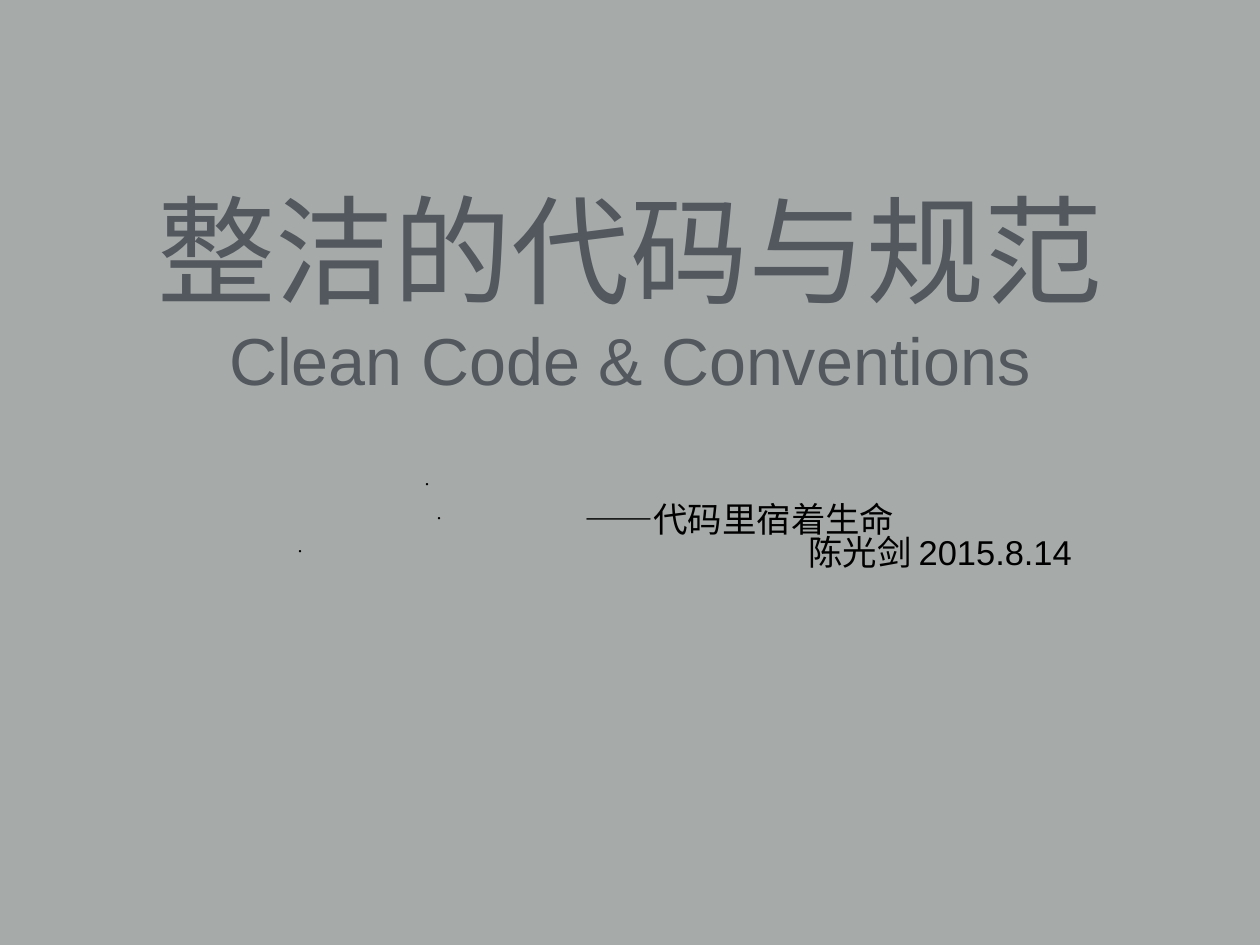
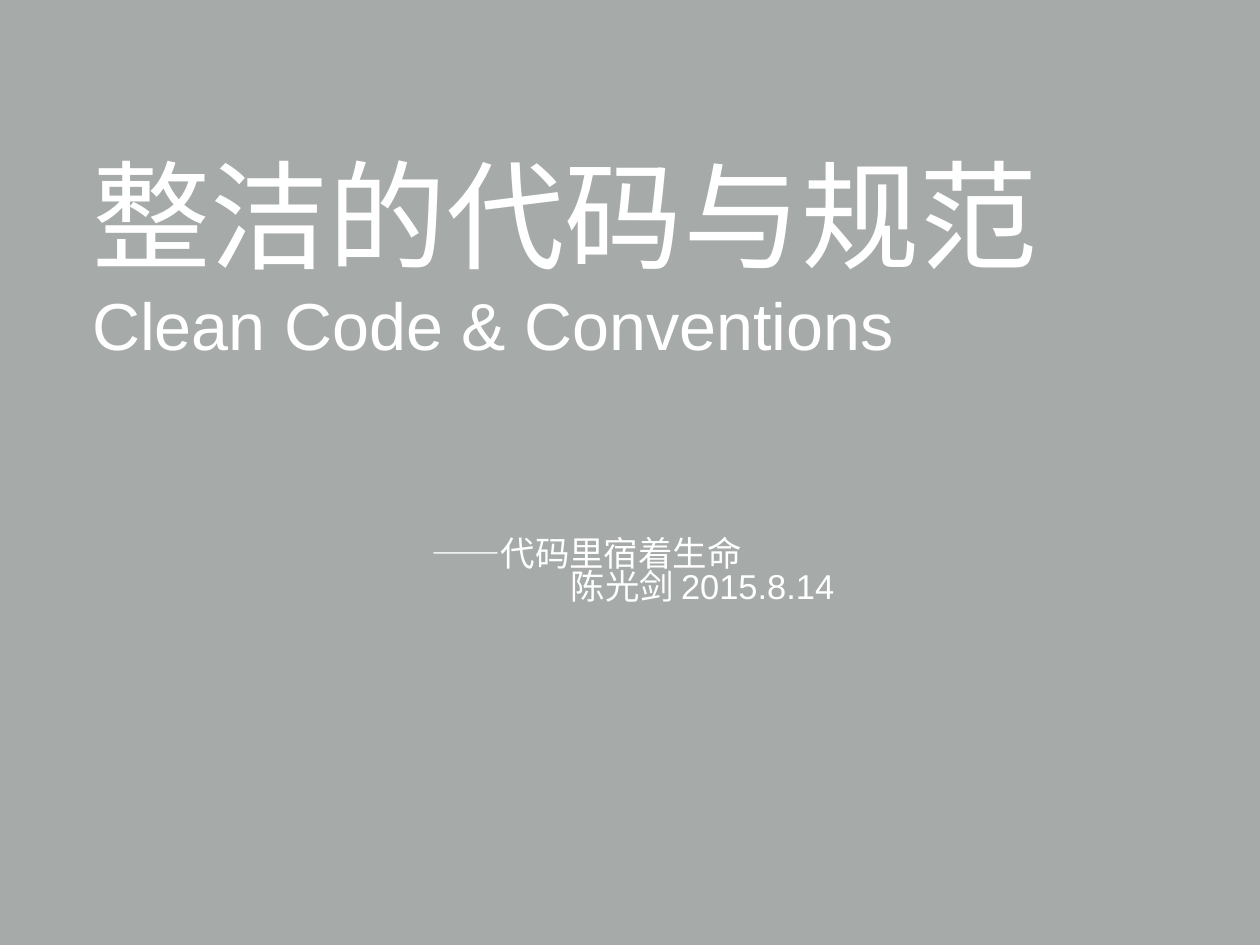
Before and after one commit to universsky/Clean_Code, a slide deck: slide 1 of 整洁的代码与规范_陈光剑2015-8-14.ppt. Drawn at 1260x945 pixels with LibreOffice and Linux fonts; fonts in the diff are those of the drawing. Boxes give left, top, right and bottom in pixels: in the first picture for what was removed or moved away, otherwise in the second. Text is boxed around its words. In the diff, an @@ line names an element or a change of style, - is before the commit and + after.

```diff
--- a/整洁的代码与规范_陈光剑2015-8-14.ppt
+++ b/整洁的代码与规范_陈光剑2015-8-14.ppt
@@ title "整洁的代码与规范 Clean Code & Conventions": place and size @@
-title "整洁的代码与规范 Clean Code & Conventions" at [157, 195, 1102, 386]
+title "整洁的代码与规范 Clean Code & Conventions" at [92, 160, 1037, 351]
@@ title "整洁的代码与规范 Clean Code & Conventions" at [92, 160, 1037, 351]: text colour #53585F to #FFFFFF; alignment centre to left; vertical alignment bottom to middle @@
@@ text "——代码里宿着生命": place and size @@
-text "——代码里宿着生命" at [585, 503, 1072, 568]
+text "——代码里宿着生命" at [432, 537, 834, 602]
@@ text "——代码里宿着生命" at [432, 537, 834, 602]: text colour #000000 to #FFFFFF; alignment centre to left; bullet • to none; vertical alignment top to middle @@
```
Also in this commit, not shown: 43 other slides changed, 1 slide added, 1 slide removed, 2 other files.
